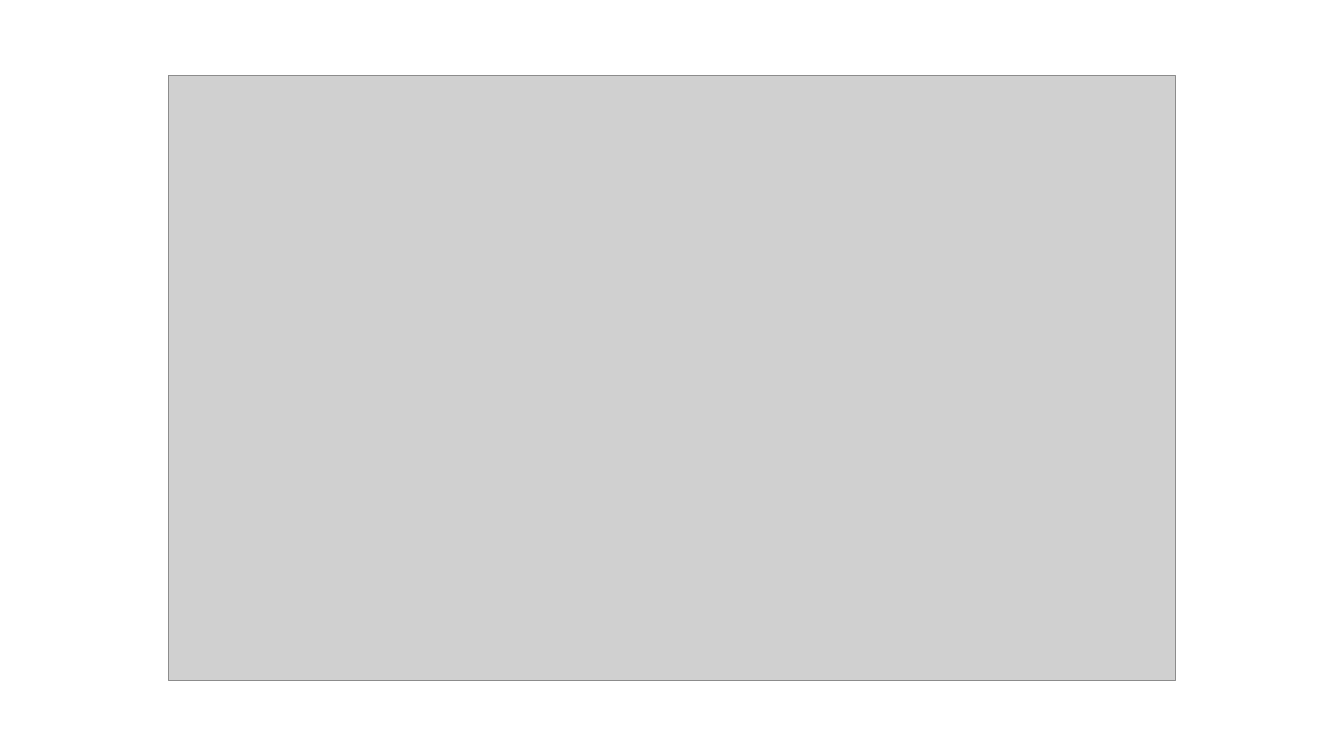
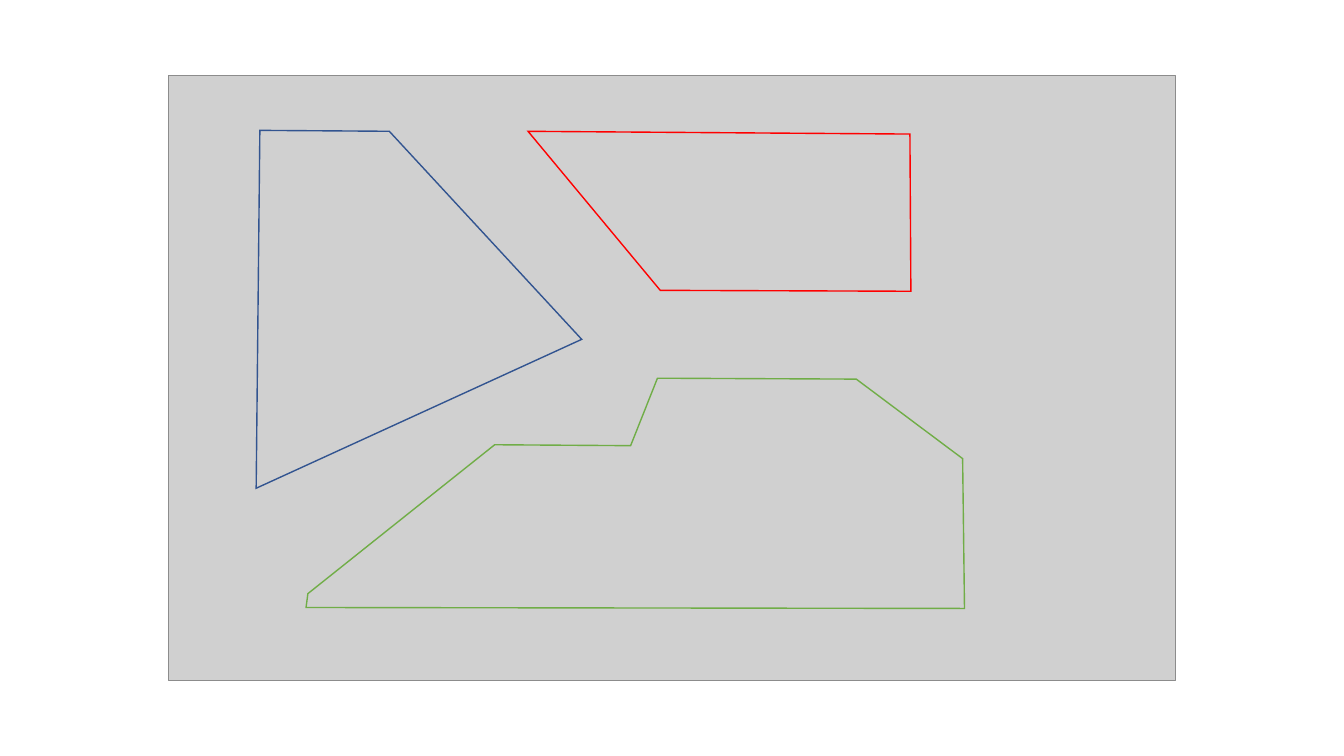
Before and after one commit to sahilmanekia/kmeansNYC, a slide deck: slide 10 of Clustering with K-Means.pptx. Drawn at 1344x756 pixels with LibreOffice and Linux fonts; fonts in the diff are those of the drawing; grey boxes stand for pictures. Boxes give left, top, right and bottom in pixels: in the first picture for what was removed or moved away, otherwise in the second. Text is boxed around its words. In the diff, an @@ line names an element or a change of style, - is before the commit and + after.

```diff
--- a/Clustering with K-Means.pptx
+++ b/Clustering with K-Means.pptx
@@ freeform shape added at (256,130,582,488), outline #325491 1 pt @@
@@ freeform shape added at (528,131,911,291), outline #FF0000 1 pt @@
@@ freeform shape added at (307,378,965,608), outline #70AD47 1 pt @@
```
Also in this commit, not shown: 5 other slides changed.
